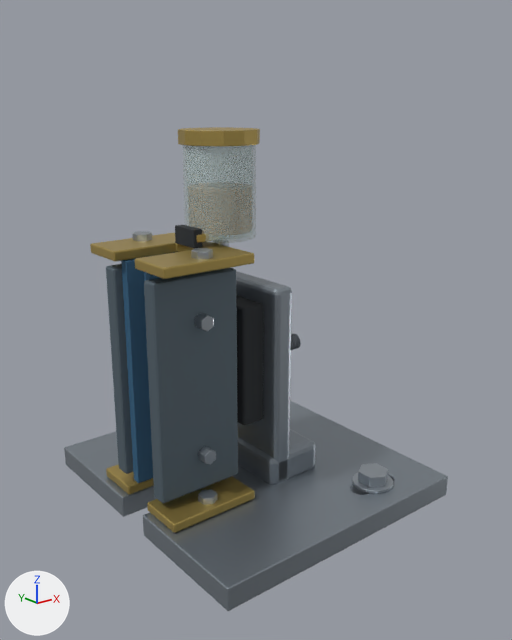
The glTF model models/gltf/car_guide_shoe.glb: old version first, new version second.
Camera for both pictures: a camera (50 mm lens) standing at (-0.126, -0.291, 0.213) and looking at (0.102, -0.007, 0.099). Arrows for +X, +Y and +Z are at lower left; the lights stay in place. The older version comes first. Where no turn or scale is listed for an object, it has been applied to the vertices.

The scene before the commit, as lines of its bpy script (objects in view):
```python
me_cube_015 = bpy.data.meshes.new('Cube.015')
me_cube_015.from_pydata(...)  # 96 vertices, 188 faces; spans x 0.082..0.096, y -0.021..0.021, z 0.0475..0.1125
me_cube_015.materials.append(mat_shoe_rubber)  # dark grey #292d30
me_cube_017 = bpy.data.meshes.new('Cube.017')
me_cube_017.from_pydata(...)  # 96 vertices, 188 faces; spans x -0.0025..0.0025, y -0.0084..0.0084, z -0.0045..0.0045
me_cube_017.materials.append(mat_shoe_rubber)  # dark grey #292d30
me_cylinder_033 = bpy.data.meshes.new('Cylinder.033')
me_cylinder_033.from_pydata(...)  # 320 vertices, 636 faces; spans x -0.018..0.018, y -0.018..0.018, z -0.0235..0.0235
me_cylinder_033.materials.append(mat_shoe_oilercup)  # light grey #c4d7d4
me_cylinder_036 = bpy.data.meshes.new('Cylinder.036')
me_cylinder_036.from_pydata(...)  # 448 vertices, 884 faces; spans x 0.0635..0.104, y -0.02..0.02, z 0.13..0.1985
# faces by material slot: [376, 508]
me_cylinder_036.materials.append(mat_shoe_yellowzinc)  # yellow #b8a059
me_cylinder_036.materials.append(mat_shoe_fasteners)  # grey #aab1b8
ob_lubricating_felt = bpy.data.objects.new('Lubricating felt', me_cube_017)
ob_lubricating_felt.location = (0.0645, 0.0, 0.148)
ob_oilerhardware = bpy.data.objects.new('OilerHardware', me_cylinder_036)
ob_oilerhardware.location = (0.0, 0.0, 0.0)
ob_reservoir = bpy.data.objects.new('Reservoir', me_cylinder_033)
ob_reservoir.location = (0.084, 0.0, 0.169)
ob_rubberstop = bpy.data.objects.new('RubberStop', me_cube_015)
ob_rubberstop.location = (0.0, 0.0, 0.0)
# also in view: 'Adapter' at (0.102, 0.0, 0.061); 'Liner' at (0.051, 0.0, 0.078); 'Housing' at (0.054, 0.0, 0.078); 'Retainers' at (0.054, 0.0, 0.078); 'Fasteners' at (0.1, 0.0, 0.067)
```
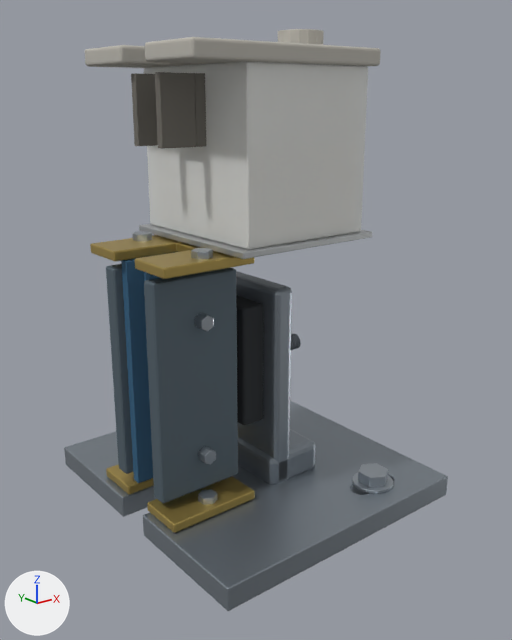
Boxes [x1, y1, x2, y2] around the edits, measured in the pictures (512 x 640 px):
'OilerBody', added
    after: [144, 61, 368, 250]
'OilerLid', added
    after: [85, 29, 381, 68]
'Reservoir', deleted
    before: [182, 145, 256, 243]
'OilerFelt', added
    after: [131, 72, 206, 149]
'OilerBracket', added
    after: [139, 224, 372, 259]
'OilerHardware', deleted
    before: [178, 127, 260, 247]
    faces in mat_shoe_yellowzinc (yellow #b8a059): [178, 127, 260, 243]
'Lubricating felt', deleted
    before: [175, 225, 202, 248]

The edits, one by one:
Material 'Oiler_Lid' (mat_oiler_lid) is new.
Its base color is (0.5, 0.48, 0.43) (grey #bcb8af).
Its roughness is 0.85.
Material 'Oiler_Felt' (mat_oiler_felt) is new.
Its base color is (0.16, 0.15, 0.13) (grey #6f6c65).
Its roughness is 0.95.
Material 'Oiler_Bracket' (mat_oiler_bracket) is new.
Its base color is (0.55, 0.57, 0.58) (light grey #c4c7c8).
Its metallic is 0.8.
Its roughness is 0.35.
Material 'Oiler_Shell' (mat_oiler_shell) is new.
Its base color is (0.86, 0.87, 0.84) (white #eff0ec).
Its roughness is 0.35.
Its alpha is 0.72.
Mesh me_cube_020 is new.
It has 320 vertices, 632 faces and spans x 0.038..0.146, y -0.047..0.047, z 0.2275..0.2435.
It uses material mat_oiler_lid (grey #bcb8af).
Mesh me_cube_022 is new.
It consists of a box spanning x 0.0625..0.068, y -0.012..0.012, z 0.1915..0.2235; a box spanning x 0.044..0.062, y 0.0084..0.0124, z 0.1915..0.2235; a box spanning x 0.044..0.062, y -0.0124..-0.0084, z 0.1915..0.2235.
It uses material mat_oiler_felt (grey #6f6c65).
Mesh me_cube_016 is new.
It has 96 vertices, 188 faces and spans x 0.063..0.147, y -0.046..0.046, z 0.1445..0.1475.
It uses material mat_oiler_bracket (light grey #c4c7c8).
Mesh me_cube_017_1 is new.
It has 192 vertices, 380 faces and spans x 0.068..0.142, y -0.043..0.043, z 0.1475..0.2275.
It uses material mat_oiler_shell (white #eff0ec).
Object 'Lubricating felt' (ob_lubricating_felt) is deleted.
Object 'OilerHardware' (ob_oilerhardware) is deleted.
Object 'Reservoir' (ob_reservoir) is deleted.
Object 'OilerLid' (ob_oilerlid) is new; it shows me_cube_020.
Its location is (0.0, 0.0, 0.0).
Object 'OilerFelt' (ob_oilerfelt) is new; it shows me_cube_022.
Its location is (0.0, 0.0, 0.0).
Object 'OilerBracket' (ob_oilerbracket) is new; it shows me_cube_016.
Its location is (0.0, 0.0, 0.0).
Object 'OilerBody' (ob_oilerbody) is new; it shows me_cube_017_1.
Its location is (0.0, 0.0, 0.0).
